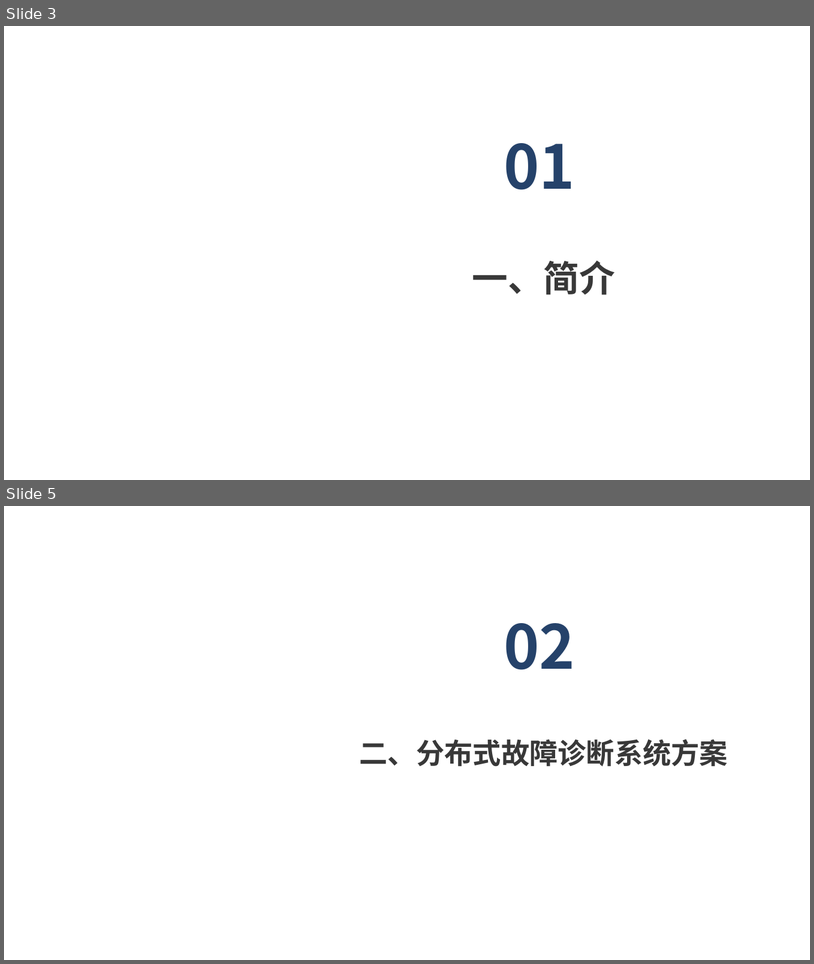
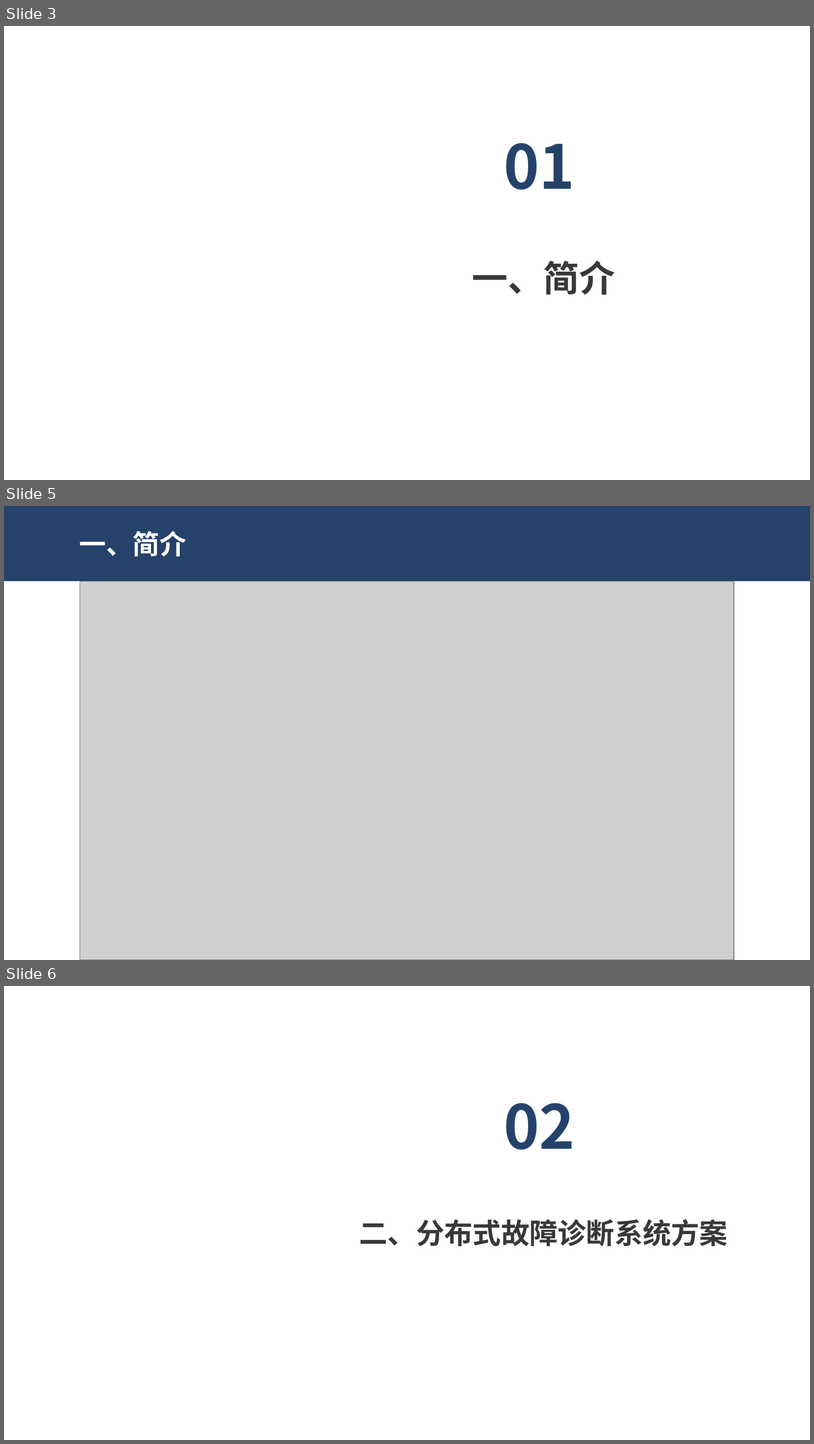
Before and after one commit to dekrt/SoftwareArchitecture, a slide deck: 架构设计-ArchitectureDesign/ArchitectureDesign.pptx. Shown one above the other, each under a label of ours: slides 3 and 5 before the commit, slides 3, 5 and 6 after it; the slides between them are not shown. The pictures are 814x964 and 814x1444 pixels, drawn with LibreOffice and Linux fonts; fonts in the diff are those of the drawing; grey boxes stand for pictures; background and template pictures are left out. Boxes give left, top, right and bottom in pixels: in the first picture for what was removed or moved away, otherwise in the second. Text is boxed around its words. In the diff, an @@ line names an element or a change of style, - is before the commit and + after.

```diff
--- a/架构设计-ArchitectureDesign/ArchitectureDesign.pptx
+++ b/架构设计-ArchitectureDesign/ArchitectureDesign.pptx
@@ slide 5 added at [4,506,810,960], background #FFFFFF @@
@@ rectangle added at [4,506,810,581], fill #25426A @@
@@ text added at [79,531,186,556], 24 pt, text #FFFFFF, bold @@
+一、简介
@@ picture added at [80,581,734,959] @@
@@ what was slide 5 is now slide 6 @@
```
Also in this commit, not shown: 2 slides changed.
